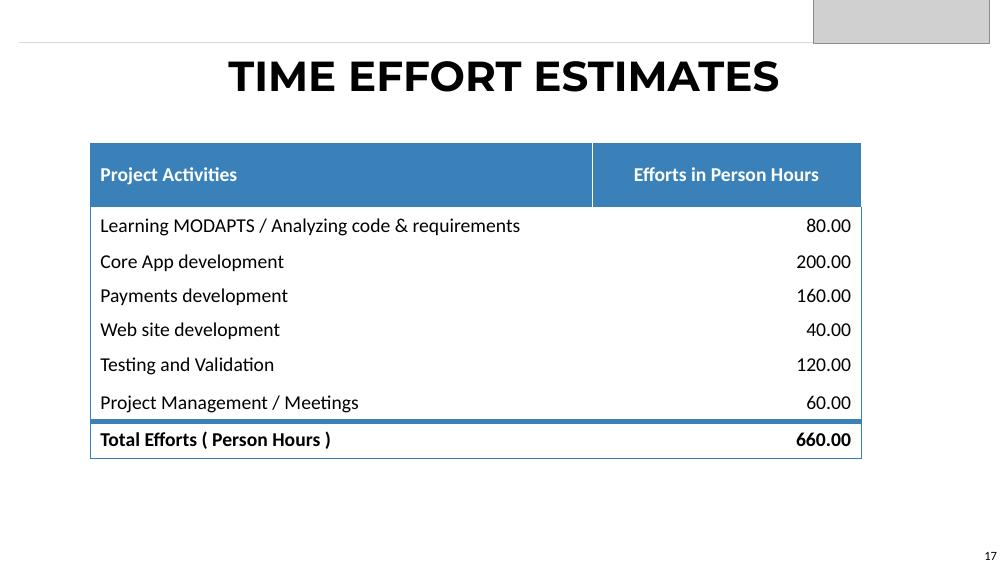
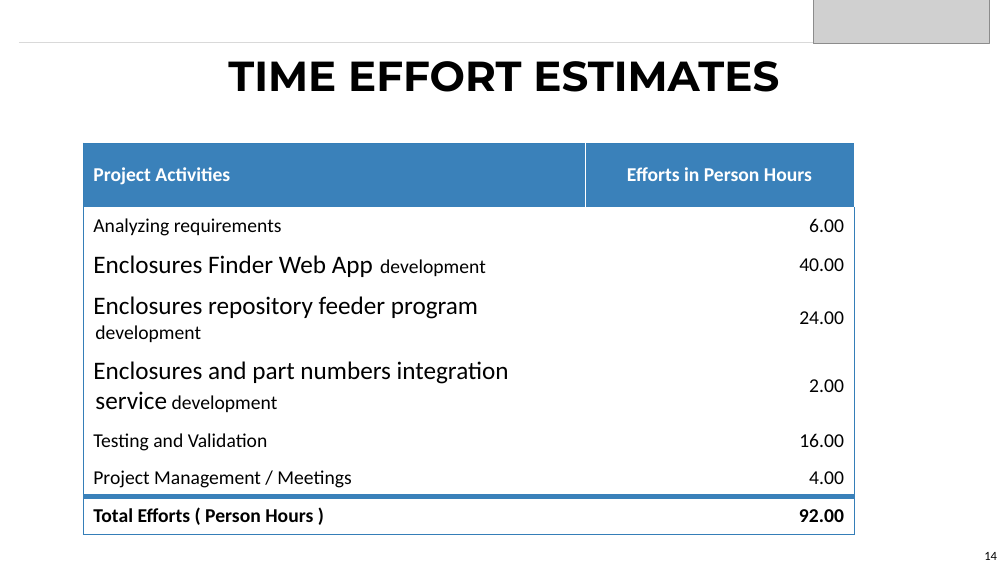
Before and after one commit to eaitbrahim/AltechEnclosures, a slide deck: slide 14 of Code Gate Proposal to Altech for Enclosures App.pptx (slide 17 before the commit). Drawn at 1008x567 pixels with LibreOffice and Linux fonts; fonts in the diff are those of the drawing; grey boxes stand for pictures. Boxes give left, top, right and bottom in pixels: in the first picture for what was removed or moved away, otherwise in the second. Text is boxed around its words. In the diff, an @@ line names an element or a change of style, - is before the commit and + after.

```diff
--- a/Code Gate Proposal to Altech for Enclosures App.pptx
+++ b/Code Gate Proposal to Altech for Enclosures App.pptx
@@ table at [84,143,855,526] @@
-row 2, column 1: Learning MODAPTS / Analyzing code & requirements
+row 2, column 1: Analyzing requirements
-row 2, column 2: 80.00
+row 2, column 2: 6.00
-row 3, column 1: Core App development
+row 3, column 1: Enclosures Finder Web App development
-row 3, column 2: 200.00
+row 3, column 2: 40.00
-row 4, column 1: Payments development
+row 4, column 1: Enclosures repository feeder program development
-row 4, column 2: 160.00
+row 4, column 2: 24.00
-row 5, column 1: Web site development
+row 5, column 1: Enclosures and part numbers integration service development
-row 5, column 2: 40.00
+row 5, column 2: 2.00
-row 6, column 2: 120.00
+row 6, column 2: 16.00
-row 7, column 2: 60.00
+row 7, column 2: 4.00
-row 8, column 2: 660.00
+row 8, column 2: 92.00
@@ table: place and size @@
-table at [91,143,862,458]
+table at [84,143,855,526]
@@ page number at [984,552,997,560]: text changed @@
-17
+14
```
Also in this commit, not shown: 5 other slides changed, 7 slides added, 10 slides removed.
